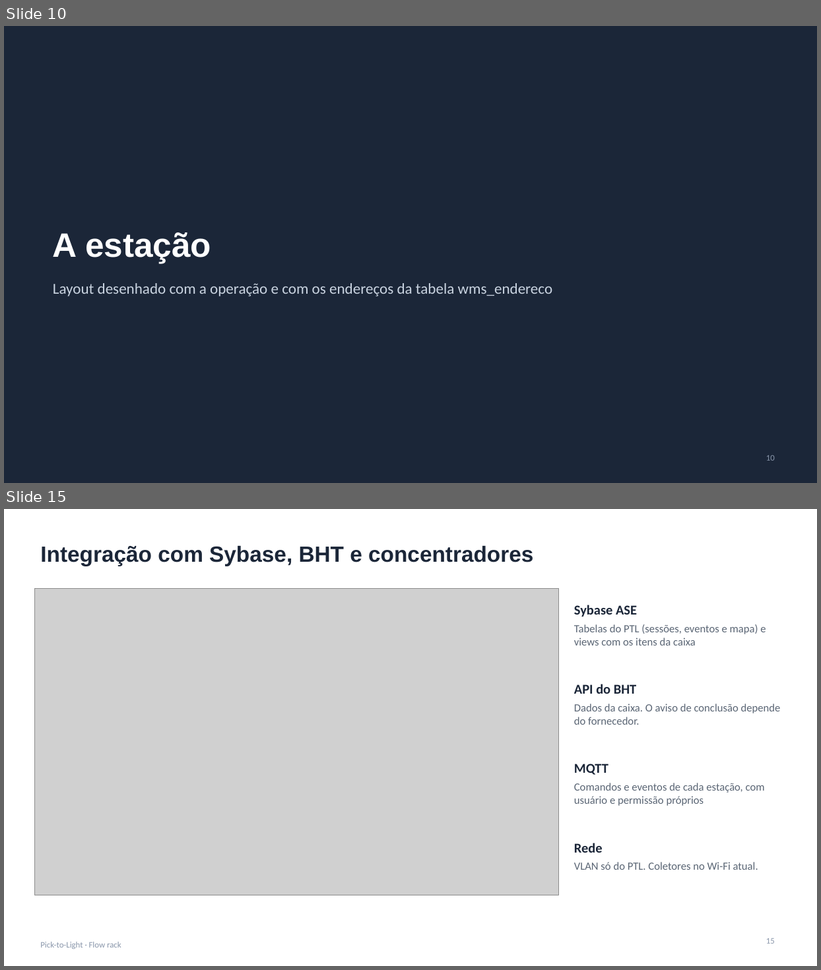
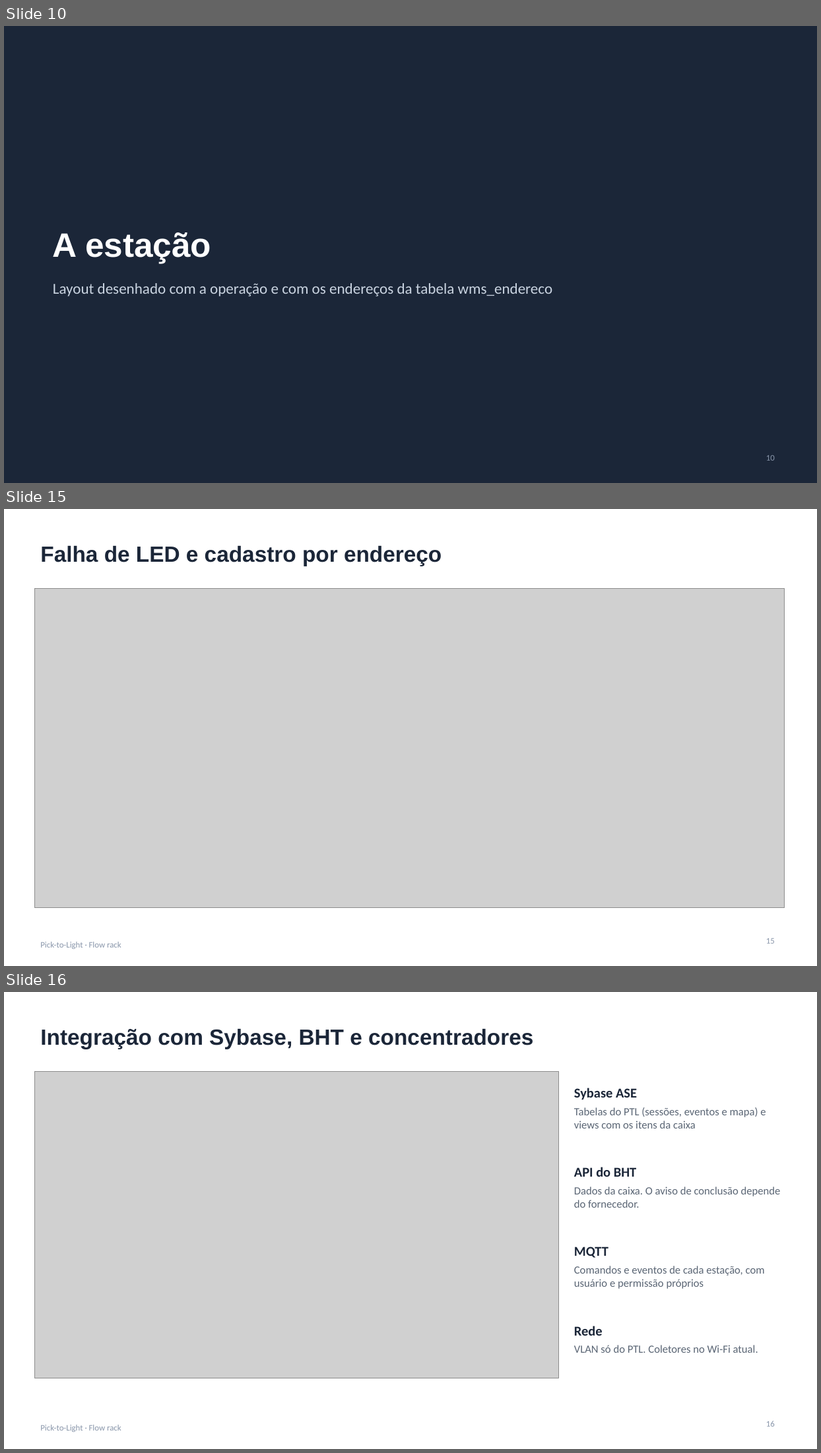
Before and after one commit to jivo88/picking_to_light, a slide deck: projeto/entregaveis/Apresentacao_PTL.pptx. Shown one above the other, each under a label of ours: slides 10 and 15 before the commit, slides 10, 15 and 16 after it; the slides between them are not shown. The pictures are 821x970 and 821x1453 pixels, drawn with LibreOffice and Linux fonts; fonts in the diff are those of the drawing; grey boxes stand for pictures. Boxes give left, top, right and bottom in pixels: in the first picture for what was removed or moved away, otherwise in the second. Text is boxed around its words. In the diff, an @@ line names an element or a change of style, - is before the commit and + after.

```diff
--- a/projeto/entregaveis/Apresentacao_PTL.pptx
+++ b/projeto/entregaveis/Apresentacao_PTL.pptx
@@ slide 15 added at bbox=[4, 509, 817, 966], background #FFFFFF; not listed: 1 template element that a slide beside it also shows @@
@@ title added at bbox=[40, 546, 442, 566], 26 pt, text #1B2638, bold @@
+Falha de LED e cadastro por endereço
@@ picture added at bbox=[34, 588, 785, 908] @@
@@ page number added at bbox=[766, 939, 775, 944], 10 pt, text #8A97AB @@
+15
@@ what was slide 15 is now slide 16 @@
@@ page number at bbox=[766, 1421, 775, 1427]: text changed @@
-15
+16
```
Also in this commit, not shown: 7 slides changed, 25 other files.
